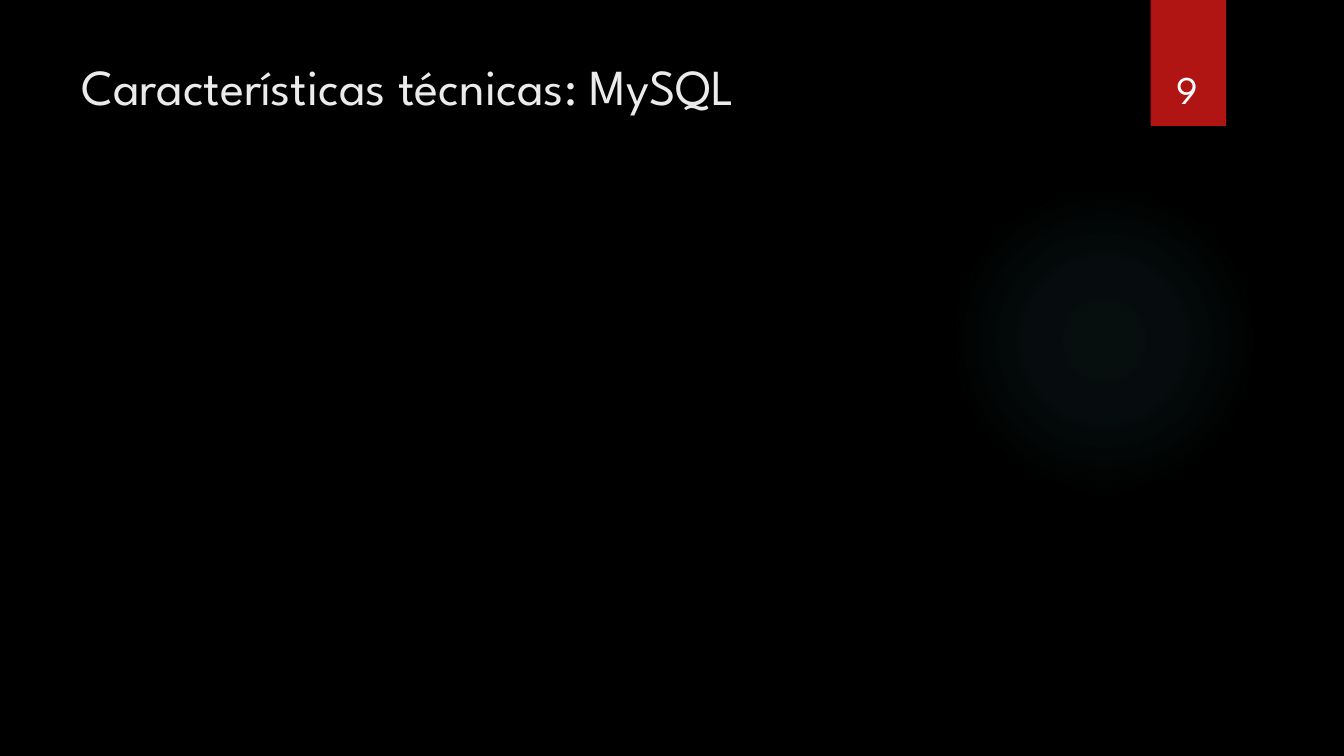
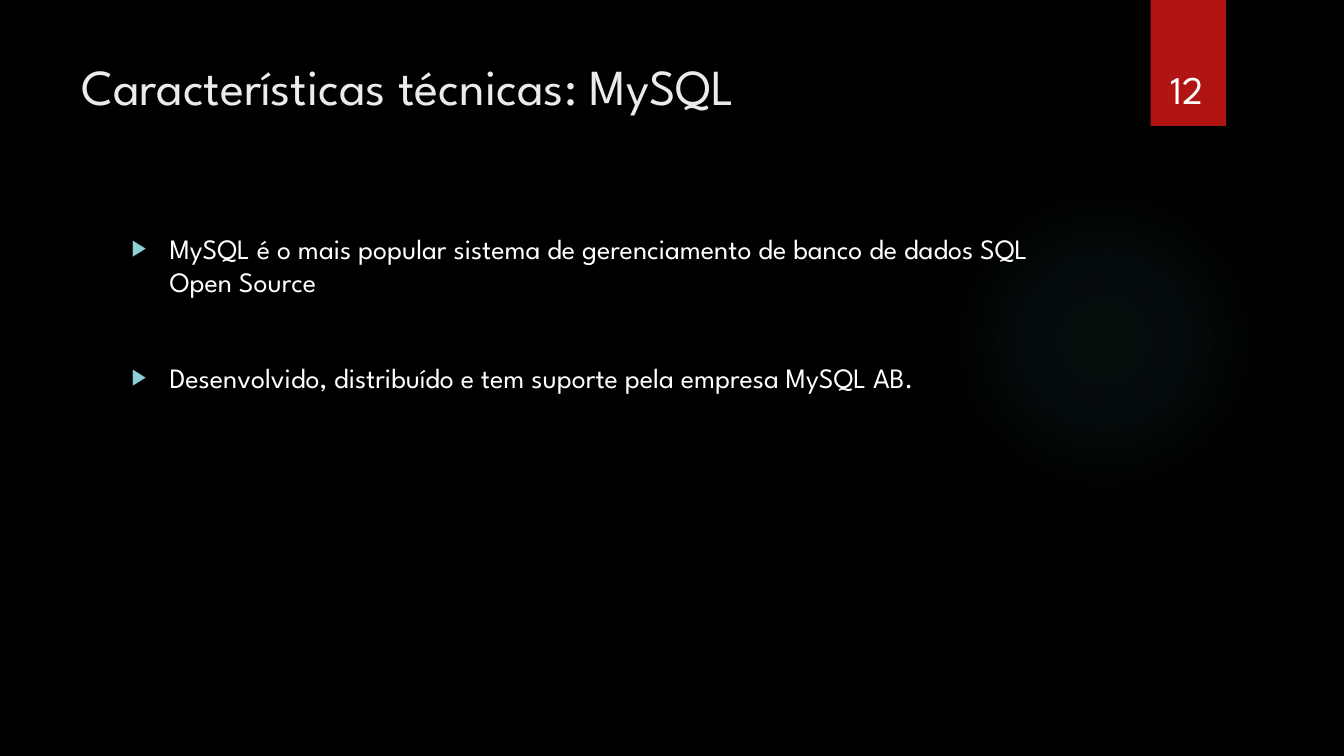
Before and after one commit to gorobaum/t2bd, a slide deck: slide 12 of apresentacao.pptx (slide 9 before the commit). Drawn at 1344x756 pixels with LibreOffice and Linux fonts; fonts in the diff are those of the drawing; background and template pictures are left out. Boxes give left, top, right and bottom in pixels: in the first picture for what was removed or moved away, otherwise in the second. Text is boxed around its words. In the diff, an @@ line names an element or a change of style, - is before the commit and + after.

```diff
--- a/apresentacao.pptx
+++ b/apresentacao.pptx
@@ page number at [1171,77,1204,104]: text changed @@
-9
+12
@@ text added at [170,239,1027,394], 20 pt, text #FFFFFF @@
+▶ MySQL é o mais popular sistema de gerenciamento de banco de dados SQL Open Source
+▶ Desenvolvido, distribuído e tem suporte pela empresa MySQL AB.
```
Also in this commit, not shown: 2 other slides changed, 6 slides added, 1 slide removed.
